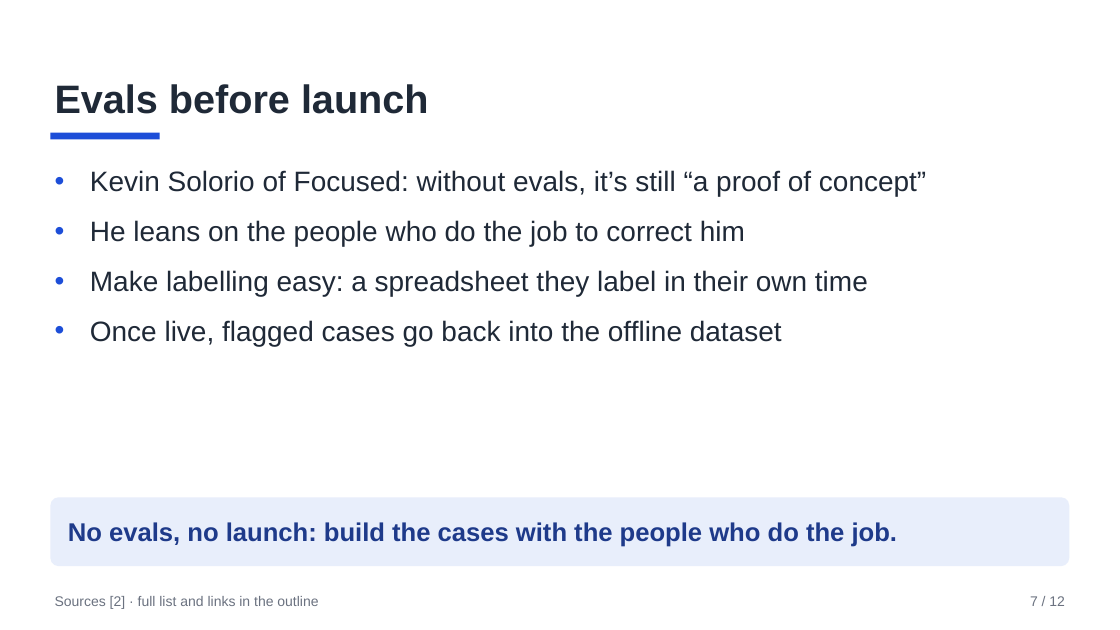
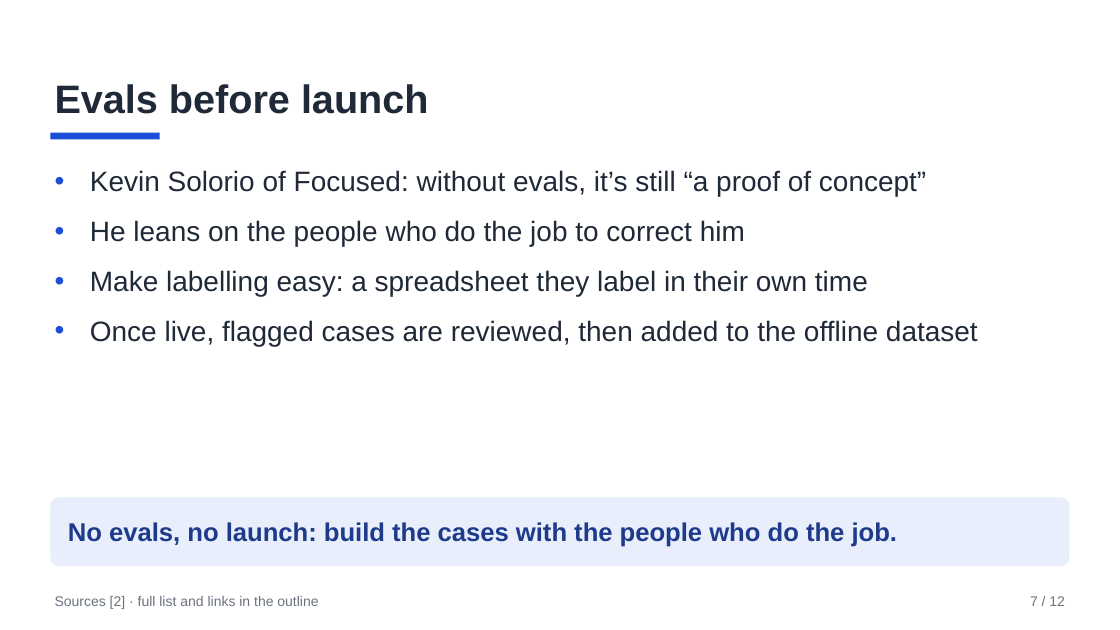
Before and after one commit to AnilKerai/applied-ai-handbook, a slide deck: slide 7 of 4-build/talk-building-ai-features.pptx. Drawn at 1120x630 pixels with LibreOffice and Linux fonts; fonts in the diff are those of the drawing. Boxes give left, top, right and bottom in pixels: in the first picture for what was removed or moved away, otherwise in the second. Text is boxed around its words. In the diff, an @@ line names an element or a change of style, - is before the commit and + after.

Commit message:
Talks: building AI features, review fixes

```diff
--- a/4-build/talk-building-ai-features.pptx
+++ b/4-build/talk-building-ai-features.pptx
@@ text at [90, 320, 978, 346]: text changed @@
-• Once live, flagged cases go back into the offline dataset
+• Once live, flagged cases are reviewed, then added to the offline dataset
```
Also in this commit, not shown: 2 other slides changed, 1 other file.
